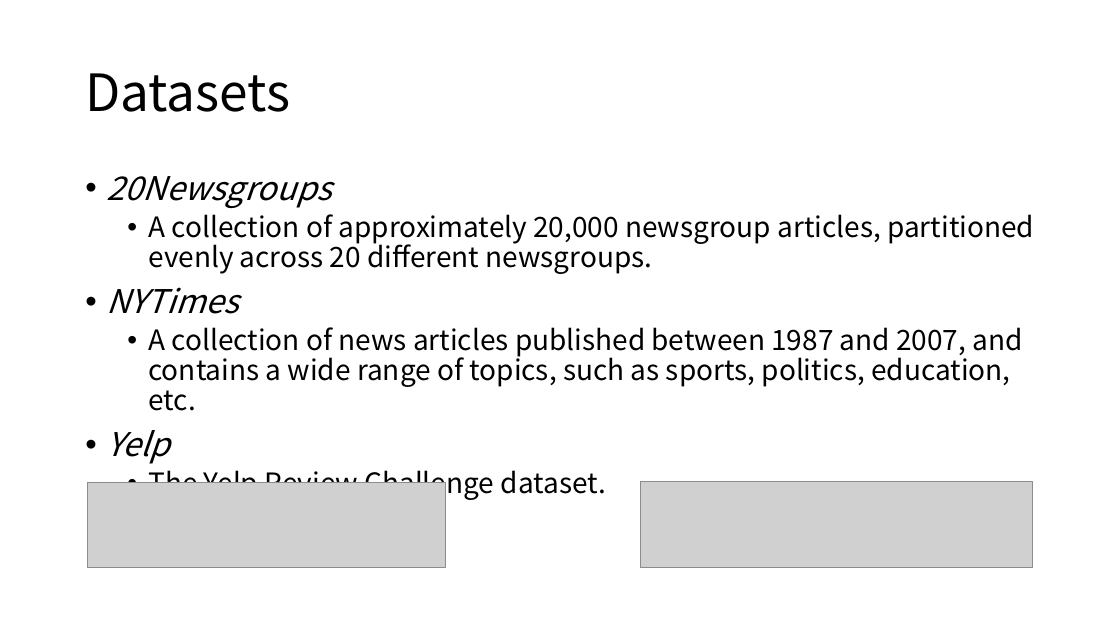
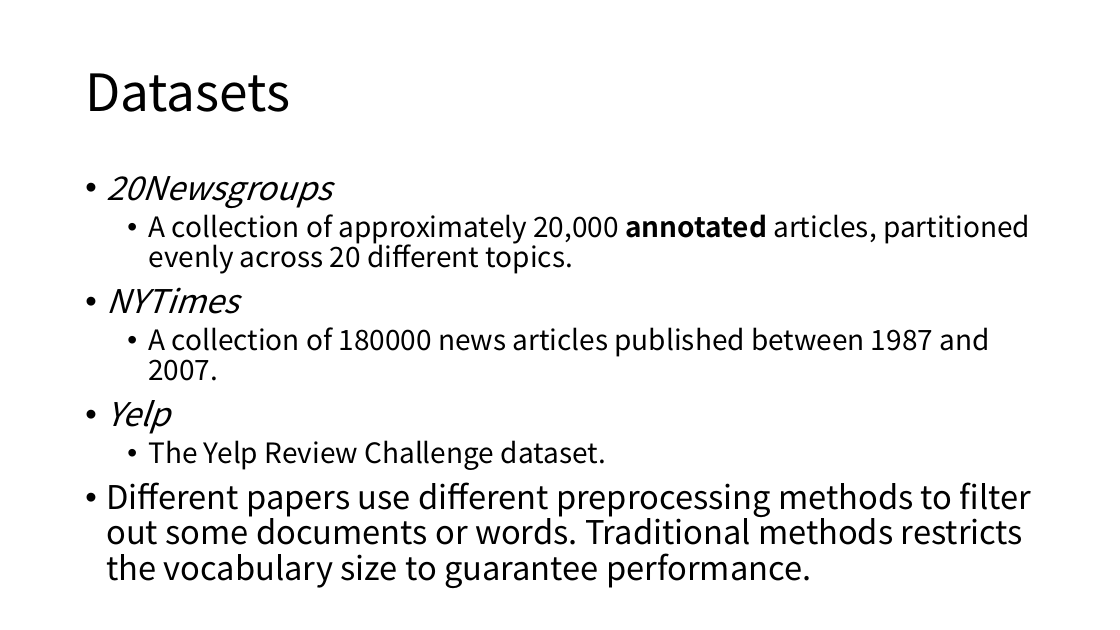
Before and after one commit to namespace-Pt/Topical, a slide deck: slide 4 of docs/Topic Modeling.pptx (slide 6 before the commit). Drawn at 1120x630 pixels with LibreOffice and Linux fonts; fonts in the diff are those of the drawing; grey boxes stand for pictures. Boxes give left, top, right and bottom in pixels: in the first picture for what was removed or moved away, otherwise in the second. Text is boxed around its words. In the diff, an @@ line names an element or a change of style, - is before the commit and + after.

```diff
--- a/docs/Topic Modeling.pptx
+++ b/docs/Topic Modeling.pptx
@@ text at bbox=[148, 214, 1030, 274]: text changed @@
-  • A collection of approximately 20,000 newsgroup articles, partitioned evenly across 20 different newsgroups.
+  • A collection of approximately 20,000 annotated articles, partitioned evenly across 20 different topics.
@@ text at bbox=[148, 327, 989, 381]: text changed @@
-  • A collection of news articles published between 1987 and 2007, and contains a wide range of topics, such as sports, politics, education, etc.
+  • A collection of 180000 news articles published between 1987 and 2007.
@@ picture removed at bbox=[88, 482, 446, 567] @@
@@ text at bbox=[106, 482, 1031, 588]: paragraph added @@
+• Different papers use different preprocessing methods to filter out some documents or words. Traditional methods restricts the vocabulary size to guarantee performance.
@@ picture removed at bbox=[640, 481, 1033, 567] @@
```
Also in this commit, not shown: 7 other slides changed, 7 slides added, 3 slides removed, 1 other file.
